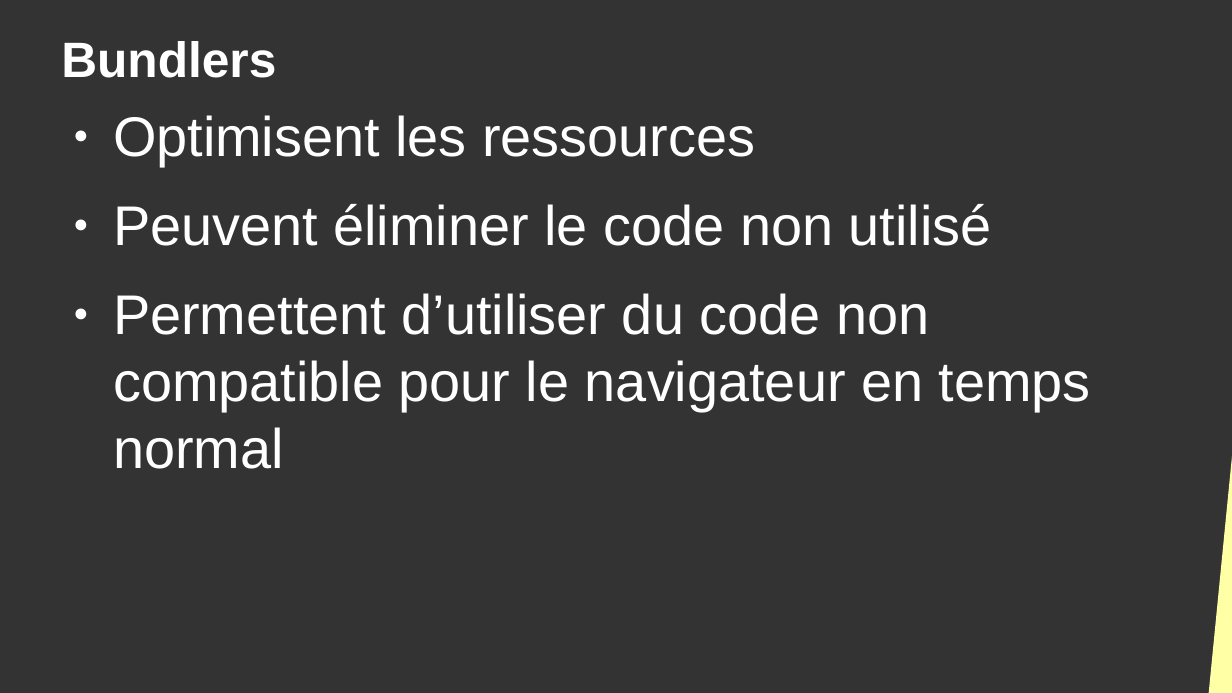
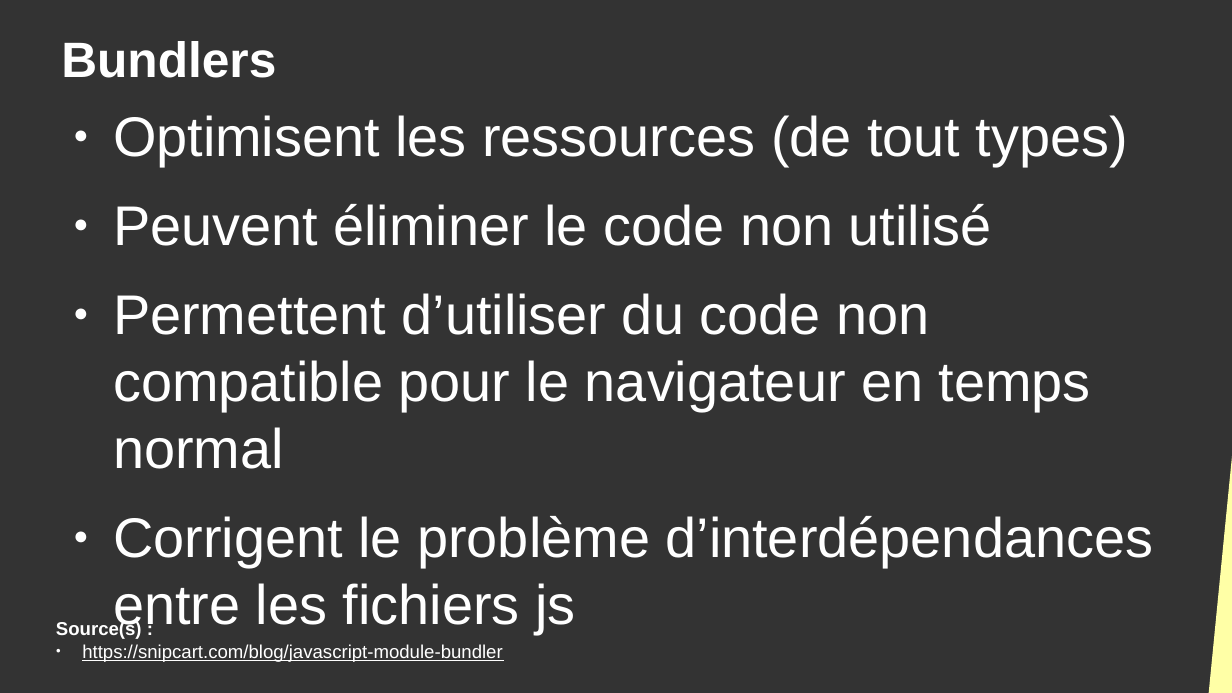
Before and after one commit to DanYellow/cours, a slide deck: slide 6 of developpement-front-s5/travaux-pratiques/numero-4/presentation.odp. Drawn at 1232x693 pixels with LibreOffice and Linux fonts; fonts in the diff are those of the drawing. Boxes give left, top, right and bottom in pixels: in the first picture for what was removed or moved away, otherwise in the second. Text is boxed around its words. In the diff, an @@ line names an element or a change of style, - is before the commit and + after.

```diff
--- a/developpement-front-s5/travaux-pratiques/numero-4/presentation.odp
+++ b/developpement-front-s5/travaux-pratiques/numero-4/presentation.odp
@@ text at box(113, 115, 1128, 166): text changed @@
-● Optimisent les ressources
+● Optimisent les ressources (de tout types)
@@ text at box(113, 516, 1154, 634): paragraph added @@
+● Corrigent le problème d’interdépendances entre les fichiers js
@@ text added at box(56, 621, 502, 662), 12 pt, text #FFFFFF, underline @@
+Source(s) :
+● https://snipcart.com/blog/javascript-module-bundler
```
Also in this commit, not shown: 13 other slides changed, 2 slides added, 4 other files.
